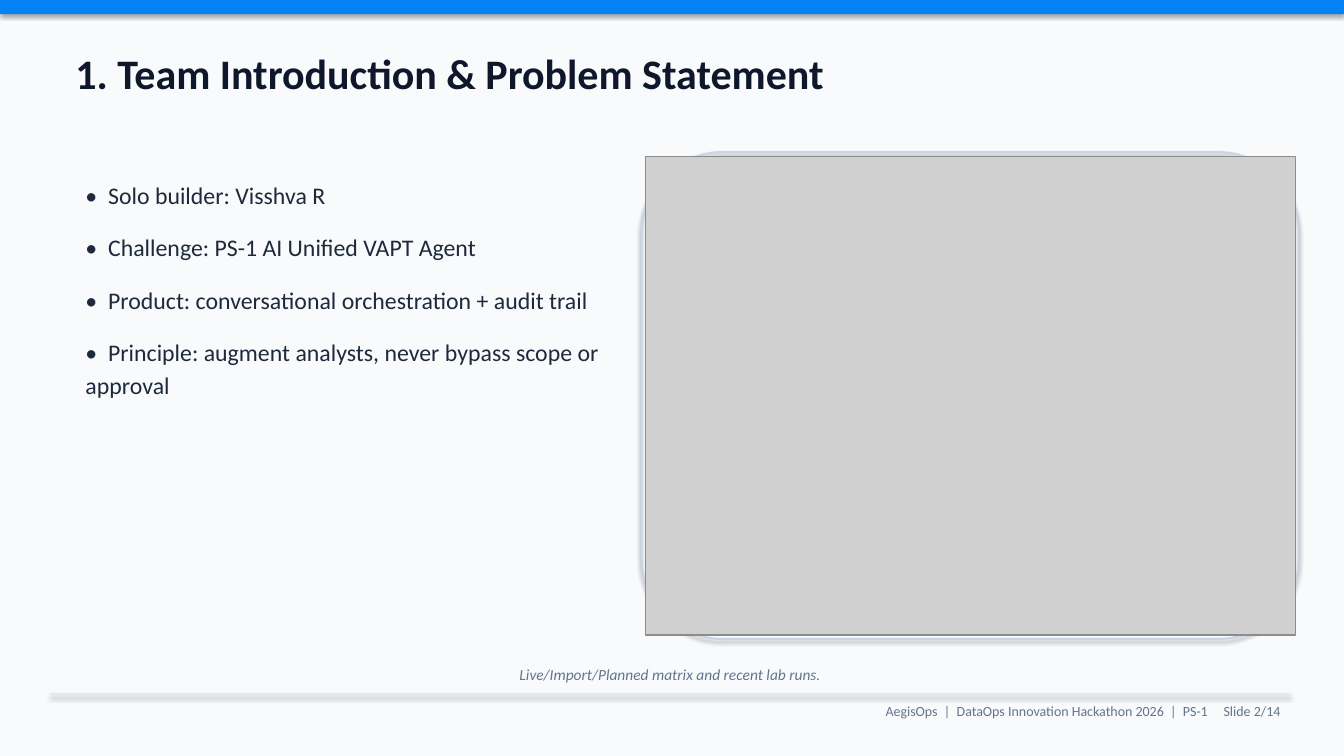
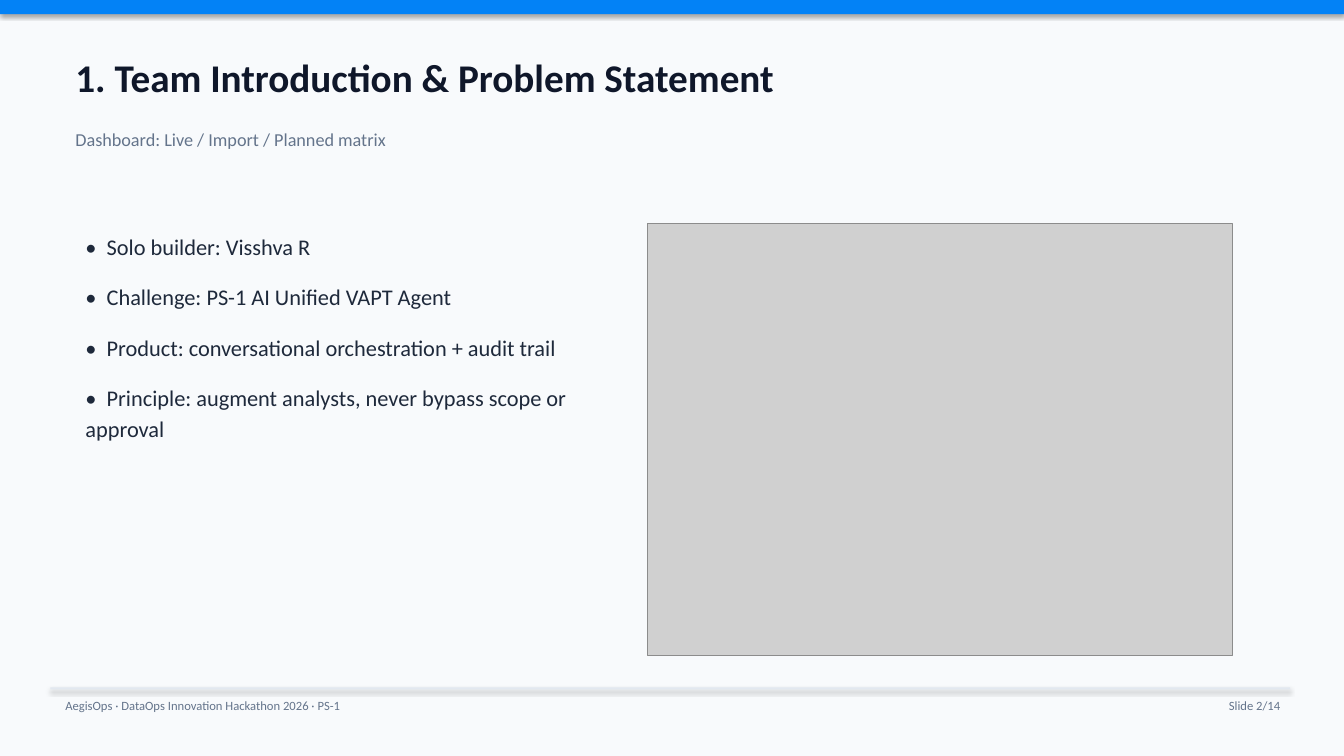
Before and after one commit to visshva-r/AegisOps, a slide deck: slide 2 of ppt/AegisOps_DataOps_Hackathon_2026.pptx. Drawn at 1344x756 pixels with LibreOffice and Linux fonts; fonts in the diff are those of the drawing; grey boxes stand for pictures. Boxes give left, top, right and bottom in pixels: in the first picture for what was removed or moved away, otherwise in the second. Text is boxed around its words. In the diff, an @@ line names an element or a change of style, - is before the commit and + after.

Commit message:
Fix PPT text overlap and spacing across all slides.

```diff
--- a/ppt/AegisOps_DataOps_Hackathon_2026.pptx
+++ b/ppt/AegisOps_DataOps_Hackathon_2026.pptx
@@ text "1. Team Introduction & Problem ..." at bbox=[75, 64, 773, 93]: size 30 to 28 pt @@
@@ text at bbox=[75, 133, 386, 149]: text changed; size 11 to 13 pt; italic off @@
-Live/Import/Planned matrix and recent lab runs.
+Dashboard: Live / Import / Planned matrix
@@ rounded rectangle removed at bbox=[641, 152, 1300, 639] @@
@@ text "• Solo builder: Visshva R": place and size @@
-text "• Solo builder: Visshva R" at bbox=[85, 187, 599, 398]
+text "• Solo builder: Visshva R" at bbox=[85, 239, 566, 441]
@@ text "• Solo builder: Visshva R" at bbox=[85, 239, 566, 441]: size 17 to 16 pt @@
@@ picture: place and size @@
-picture at bbox=[645, 156, 1296, 635]
+picture at bbox=[647, 224, 1233, 655]
@@ rectangle: place and size @@
-rectangle at bbox=[50, 694, 1291, 696]
+rectangle at bbox=[50, 688, 1291, 690]
@@ text at bbox=[65, 701, 340, 712]: text changed; size 10 to 9 pt @@
-AegisOps | DataOps Innovation Hackathon 2026 | PS-1 Slide 2/14
+AegisOps · DataOps Innovation Hackathon 2026 · PS-1
@@ text added at bbox=[1229, 701, 1280, 710], 9 pt, text #64748B @@
+Slide 2/14
```
Also in this commit, not shown: 13 other slides changed, 1 other file.
